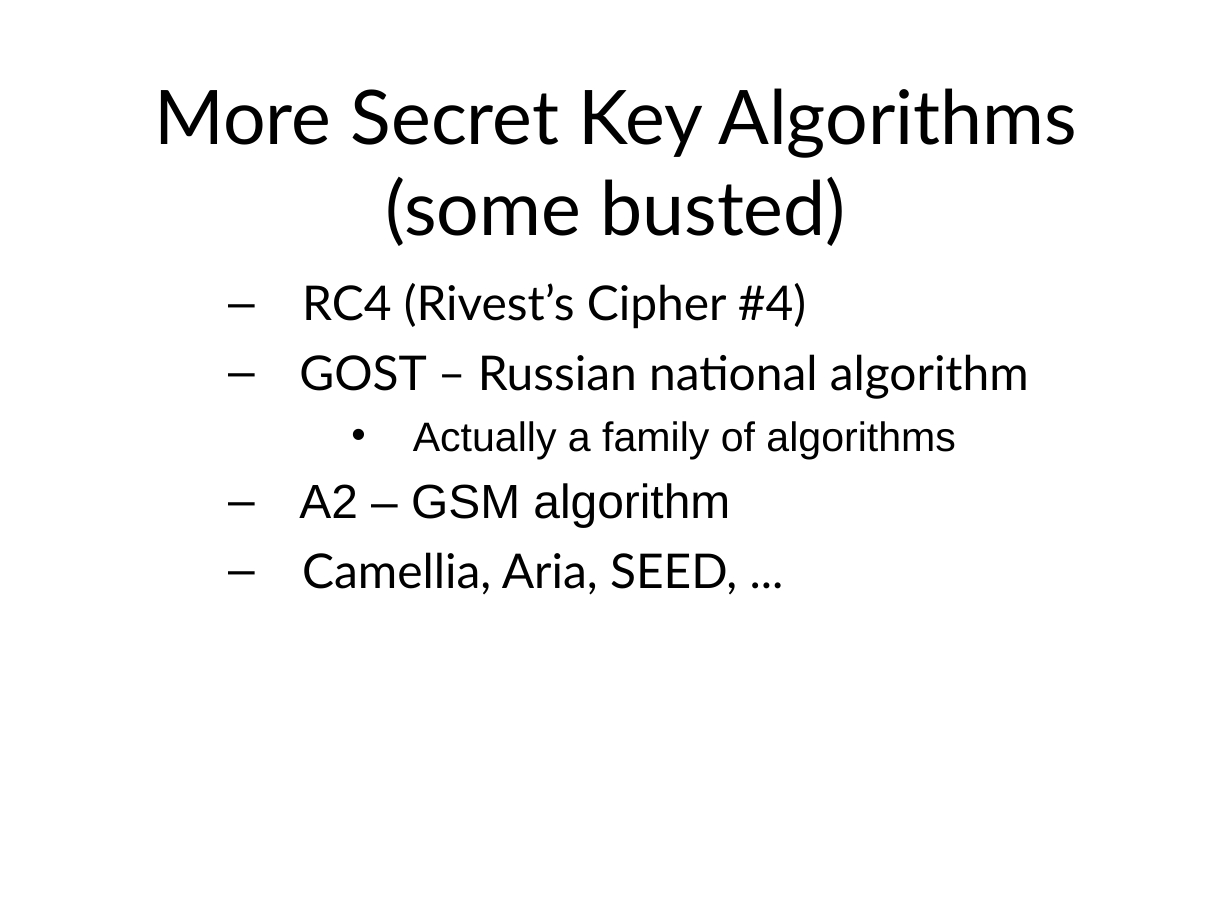
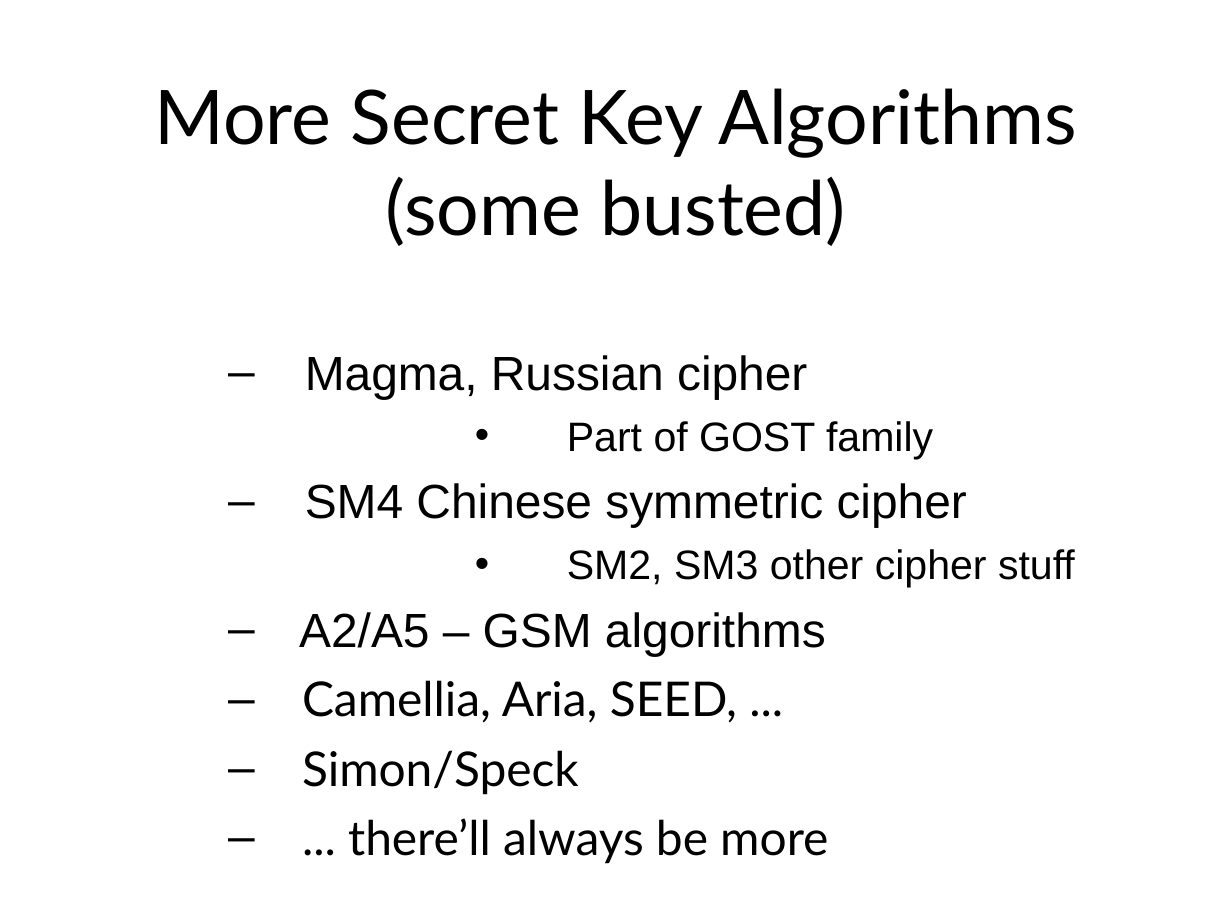
Before and after one commit to sftcd/cs7053, a slide deck: slide 21 of 2016lectures/03-crypto.ppt (slide 20 before the commit). Drawn at 1232x924 pixels with LibreOffice and Linux fonts; fonts in the diff are those of the drawing. Boxes give left, top, right and bottom in pixels: in the first picture for what was removed or moved away, otherwise in the second. Text is boxed around its words. In the diff, an @@ line names an element or a change of style, - is before the commit and + after.

```diff
--- a/2016lectures/03-crypto.ppt
+++ b/2016lectures/03-crypto.ppt
@@ text at (299,355,1075,656): text changed; font Lato to Arial @@
-  – RC4 (Rivest’s Cipher #4)
-  – GOST – Russian national algorithm
-    • Actually a family of algorithms
-  – A2 – GSM algorithm
+  – Magma, Russian cipher
+    • Part of GOST family
+  – SM4 Chinese symmetric cipher
+    • SM2, SM3 other cipher stuff
+  – A2/A5 – GSM algorithms
@@ text at (302,750,828,864): paragraphs added @@
+  – Simon/Speck
+  – ... there’ll always be more
```
Also in this commit, not shown: 59 other slides changed, 4 slides added, 2 other files.
